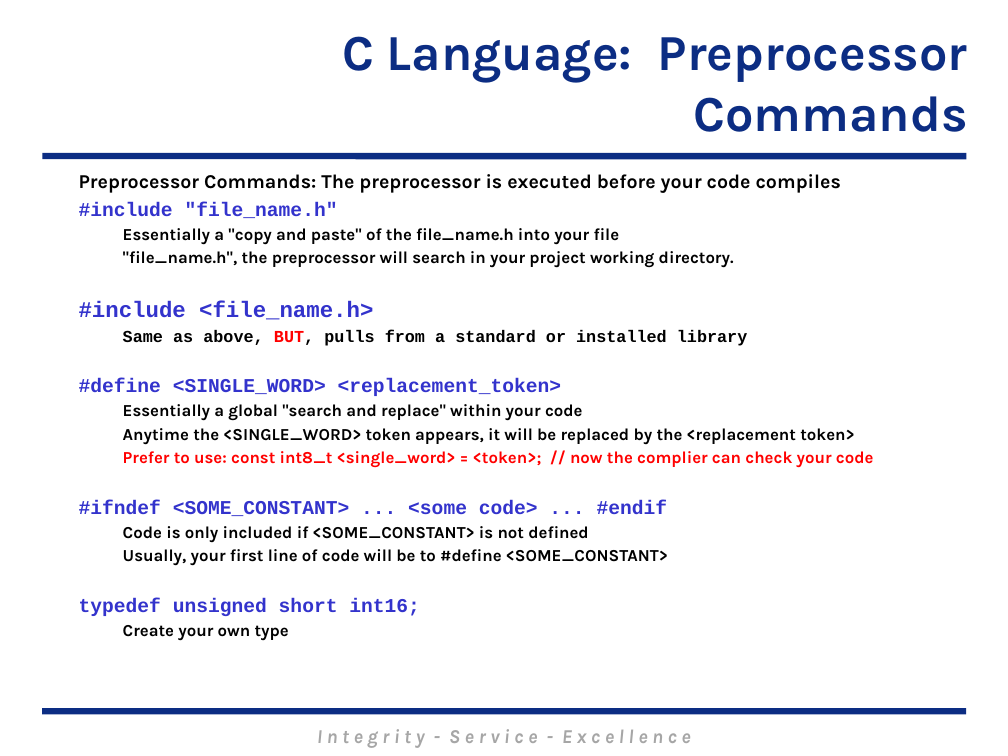
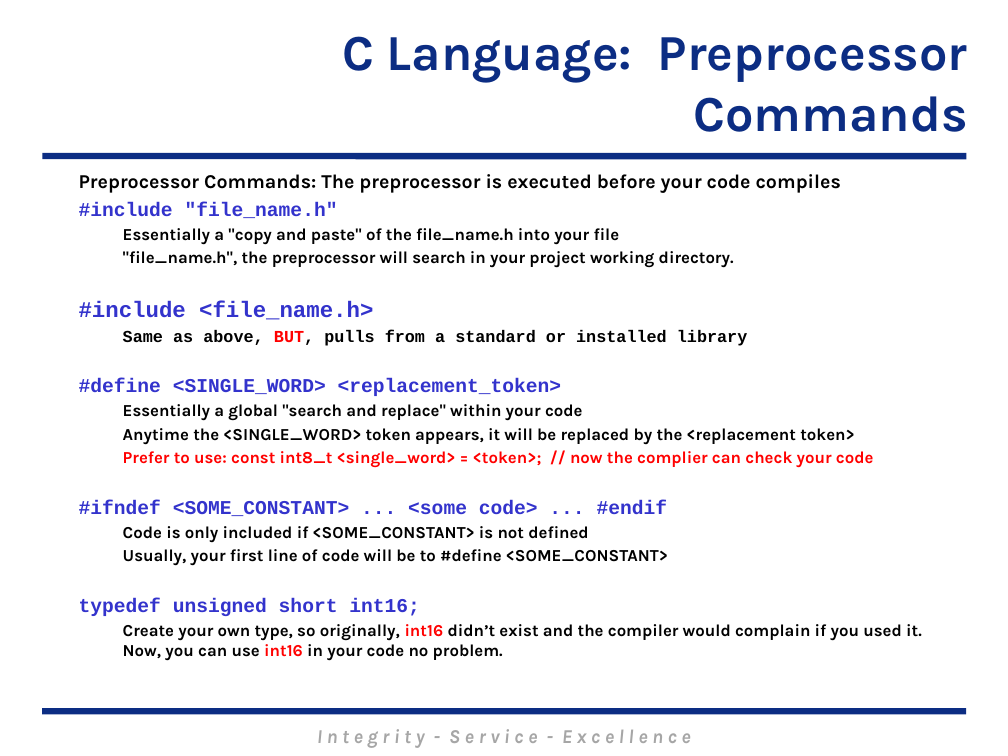
Before and after one commit to MarsUniversity/ECE382, a slide deck: slide 9 of source/lessons/lsn21/Lsn21.pptx. Drawn at 1008x756 pixels with LibreOffice and Linux fonts; fonts in the diff are those of the drawing; background and template pictures are left out. Boxes give left, top, right and bottom in pixels: in the first picture for what was removed or moved away, otherwise in the second. Text is boxed around its words. In the diff, an @@ line names an element or a change of style, - is before the commit and + after.

```diff
--- a/source/lessons/lsn21/Lsn21.pptx
+++ b/source/lessons/lsn21/Lsn21.pptx
@@ text at box(123, 624, 922, 661): text changed @@
-  Create your own type
+  Create your own type, so originally, int16 didn’t exist and the compiler would complain if you used it. Now, you can use int16 in your code no problem.
```
Also in this commit, not shown: 2 other slides changed, 31 other files.
